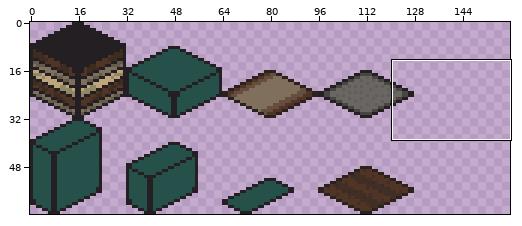
File history of a pixel-art file, Assets/Sprites/exterior-iso-tiles.aseprite. The picture above shows the old version from afar; the outline marks the close-up.
Close-up. Earlier state:
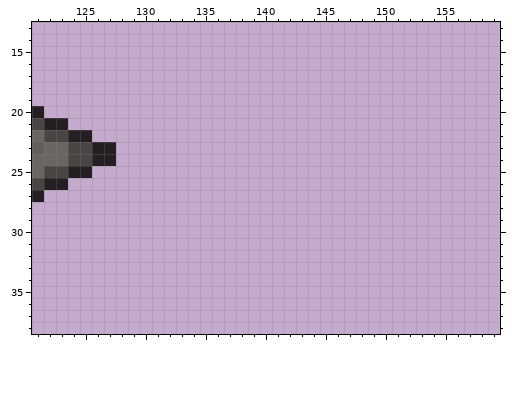
160x64 pixels, 1 frame. Colours within 5 levels of each other are drawn and written as one. Shown: x 121..159, y 13..38.
After:
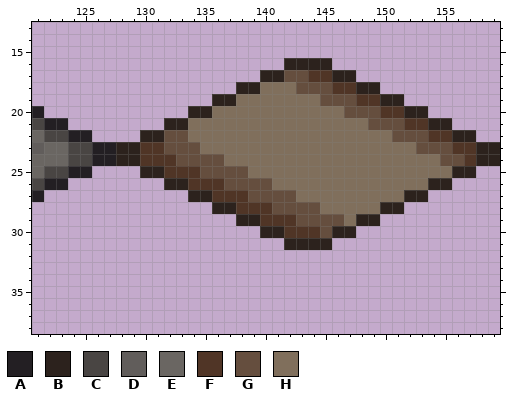
Palette (. is transparent): A #231f23  B #2c221d  C #494543  D #615d5b  E #6a6662  F #503526  G #654e3e  H #806f5c
Message: made rotated dirt path
Diff:
y 16: x 142..145 .... -> BBBB
y 17: x 140..147 ........ -> BBGGFFBB
y 18: x 138..149 ............ -> BBHHHGGGFFBB
y 19: x 136..151 ................ -> BBHHHHHHHGGGFFBB
y 20: x 134..153 .................... -> BBHHHHHHHHHHHGGGFFBB
y 21: x 132..155 ........................ -> BBHHHHHHHHHHHHHHHGGGFFBB
y 22: x 130..157 ............................ -> BBGGHHHHHHHHHHHHHHHHHGGGFFBB
y 23: x 128..159 ................................ -> BBFFGGGHHHHHHHHHHHHHHHHHHGGGFFBB
y 24: x 128..159 ................................ -> BBFFFGGGGHHHHHHHHHHHHHHHHHHGGFBB
y 25: x 130..157 ............................ -> BBFFFGGGGHHHHHHHHHHHHHHHHHBB
y 26: x 132..155 ........................ -> BBFFFGGGGHHHHHHHHHHHHHBB
y 27: x 134..153 .................... -> BBFFFGGGGHHHHHHHHHBB
y 28: x 136..151 ................ -> BBFFFGGGGHHHHHBB
y 29: x 138..149 ............ -> BBFFFGGGGHBB
y 30: x 140..147 ........ -> BBFFFGBB
y 31: x 142..145 .... -> BBBB
